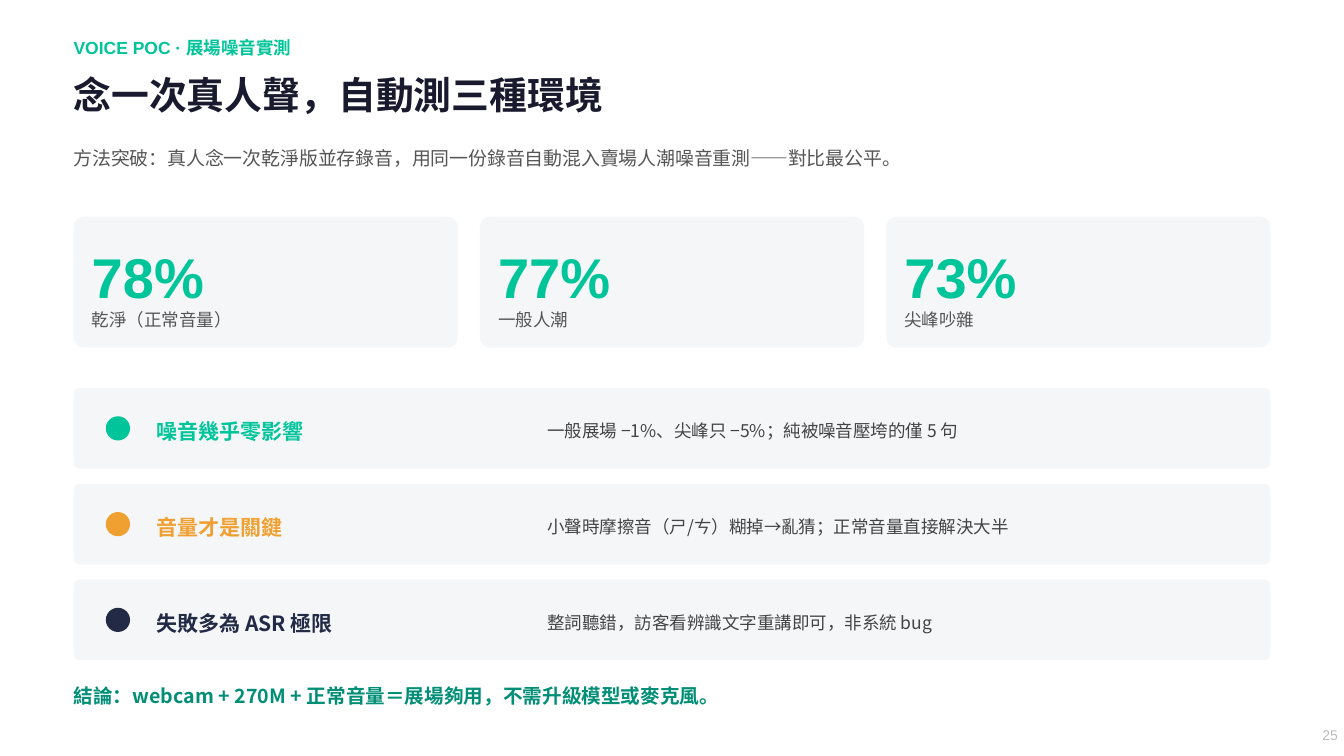
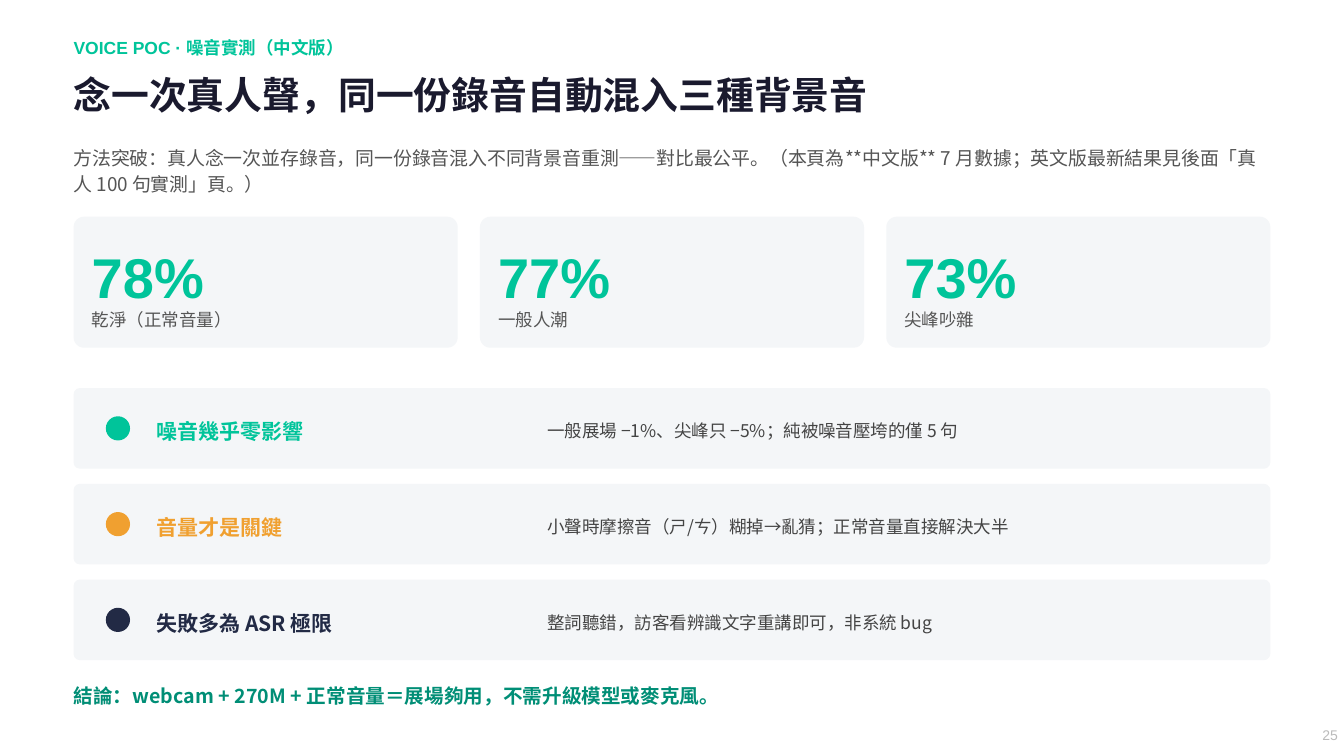
Before and after one commit to chunyen627-afk/warehouse-v2-agent, a slide deck: slide 25 of 倉管Agent_專案簡報.pptx. Drawn at 1344x756 pixels with LibreOffice and Linux fonts; fonts in the diff are those of the drawing. Boxes give left, top, right and bottom in pixels: in the first picture for what was removed or moved away, otherwise in the second. Text is boxed around its words. In the diff, an @@ line names an element or a change of style, - is before the commit and + after.

Commit message:
PPT 全簡報數據校對：標明語言別與測量口徑，消除跨頁誤讀
系統性掃過 37 頁所有數字，找出三處會被誤讀的地方（數字本身都對，
問題在沒標明「量的是什麼」）：

① p25 與 p32 都是「三種背景音」測試但**語言不同**（中文 7 月數據 78/77/73

```diff
--- a/倉管Agent_專案簡報.pptx
+++ b/倉管Agent_專案簡報.pptx
@@ text at [74,39,343,56]: text changed @@
-VOICE POC · 展場噪音實測
+VOICE POC · 噪音實測（中文版）
@@ text at [74,76,868,114]: text changed @@
-念一次真人聲，自動測三種環境
+念一次真人聲，同一份錄音自動混入三種背景音
@@ text at [74,149,1257,193]: text changed @@
-方法突破：真人念一次乾淨版並存錄音，用同一份錄音自動混入賣場人潮噪音重測——對比最公平。
+方法突破：真人念一次並存錄音，同一份錄音混入不同背景音重測——對比最公平。（本頁為**中文版** 7 月數據；英文版最新結果見後面「真人 100 句實測」頁。）
```
Also in this commit, not shown: 2 other slides changed, 1 other file.
